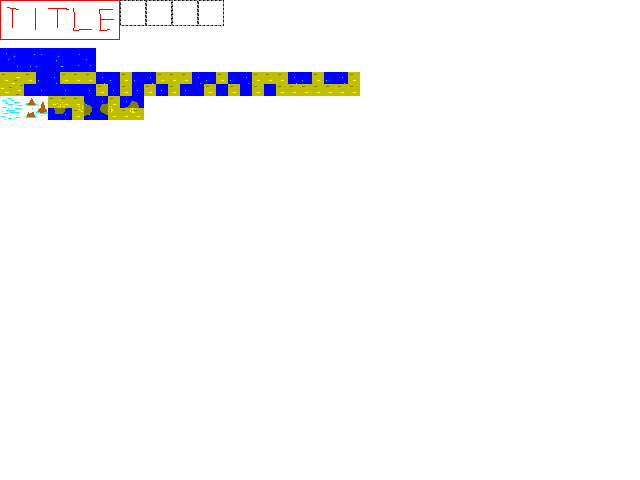
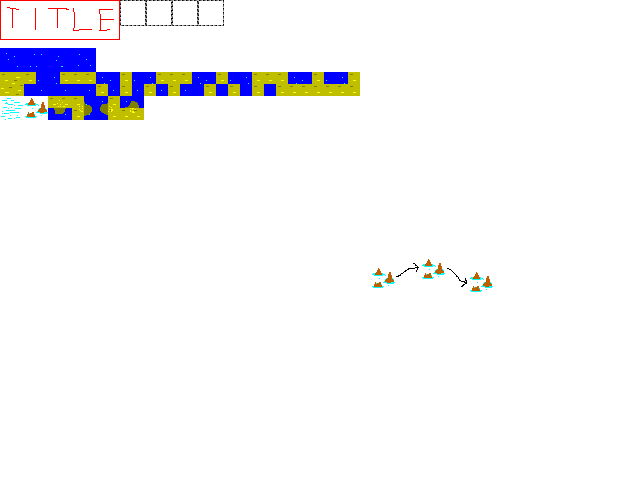
Two versions of the same layered image (640×480). Layer-by-layer changes:
painted on "content" over [372, 259, 493, 292]
